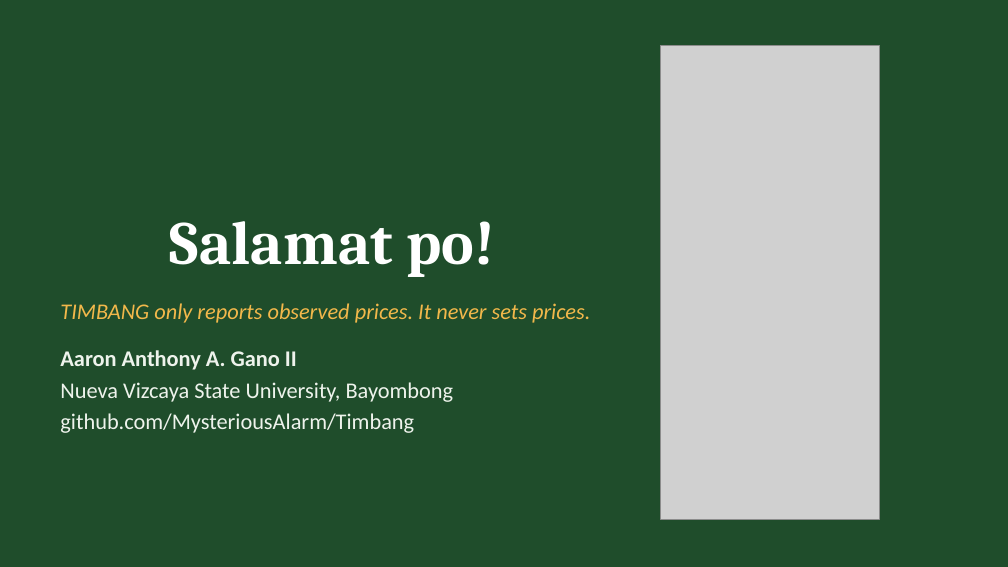
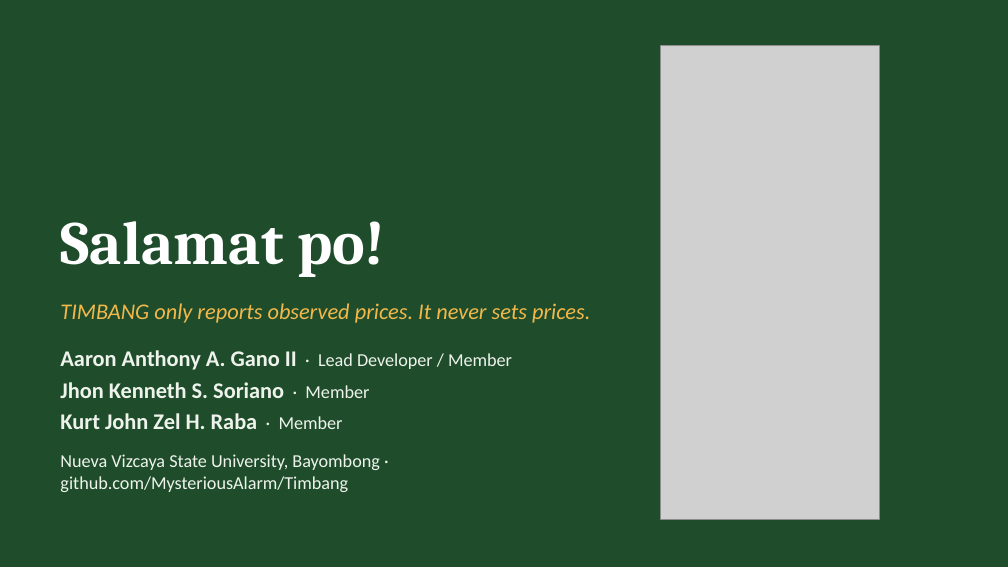
Before and after one commit to MysteriousAlarm/Timbang, a slide deck: slide 16 of docs/submission/TIMBANG-Presentation.pptx. Drawn at 1008x567 pixels with LibreOffice and Linux fonts; fonts in the diff are those of the drawing; grey boxes stand for pictures. Boxes give left, top, right and bottom in pixels: in the first picture for what was removed or moved away, otherwise in the second. Text is boxed around its words. In the diff, an @@ line names an element or a change of style, - is before the commit and + after.

```diff
--- a/docs/submission/TIMBANG-Presentation.pptx
+++ b/docs/submission/TIMBANG-Presentation.pptx
@@ title "Salamat po!" at [60,221,386,277]: alignment centre to left @@
@@ text at [60,350,512,492]: text changed; size 16 to 13 pt @@
-Aaron Anthony A. Gano II
-Nueva Vizcaya State University, Bayombong
-github.com/MysteriousAlarm/Timbang
+Aaron Anthony A. Gano II · Lead Developer / Member
+Jhon Kenneth S. Soriano · Member
+Kurt John Zel H. Raba · Member
+Nueva Vizcaya State University, Bayombong · github.com/MysteriousAlarm/Timbang
```
Also in this commit, not shown: 1 other slide changed, 5 other files.
